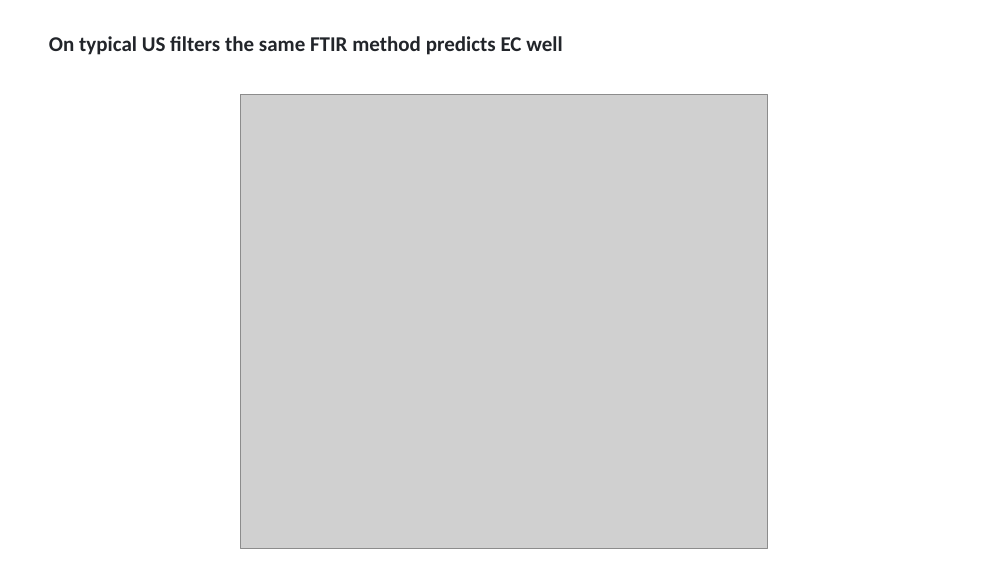
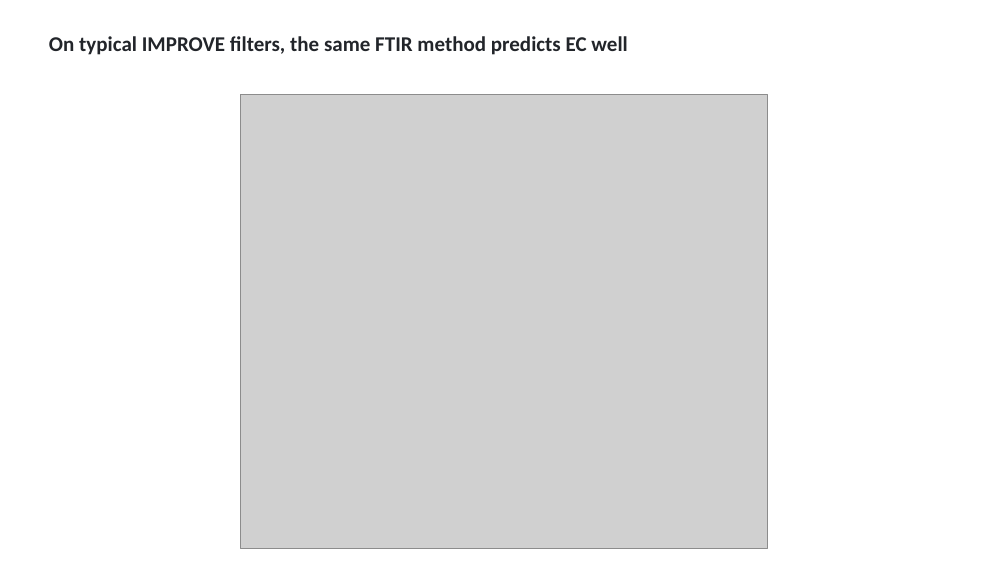
Before and after one commit to ahzs645/aethmodular, a slide deck: slide 4 of deliverables/aaar_poster_2026/aaar_practice_2026-10-15.pptx. Drawn at 1008x567 pixels with LibreOffice and Linux fonts; fonts in the diff are those of the drawing; grey boxes stand for pictures. Boxes give left, top, right and bottom in pixels: in the first picture for what was removed or moved away, otherwise in the second. Text is boxed around its words. In the diff, an @@ line names an element or a change of style, - is before the commit and + after.

```diff
--- a/deliverables/aaar_poster_2026/aaar_practice_2026-10-15.pptx
+++ b/deliverables/aaar_poster_2026/aaar_practice_2026-10-15.pptx
@@ text at (49,36,627,55): text changed @@
-On typical US filters the same FTIR method predicts EC well
+On typical IMPROVE filters, the same FTIR method predicts EC well
```
Also in this commit, not shown: 2 other slides changed, 7 slides added, 5 slides removed, 17 other files.
